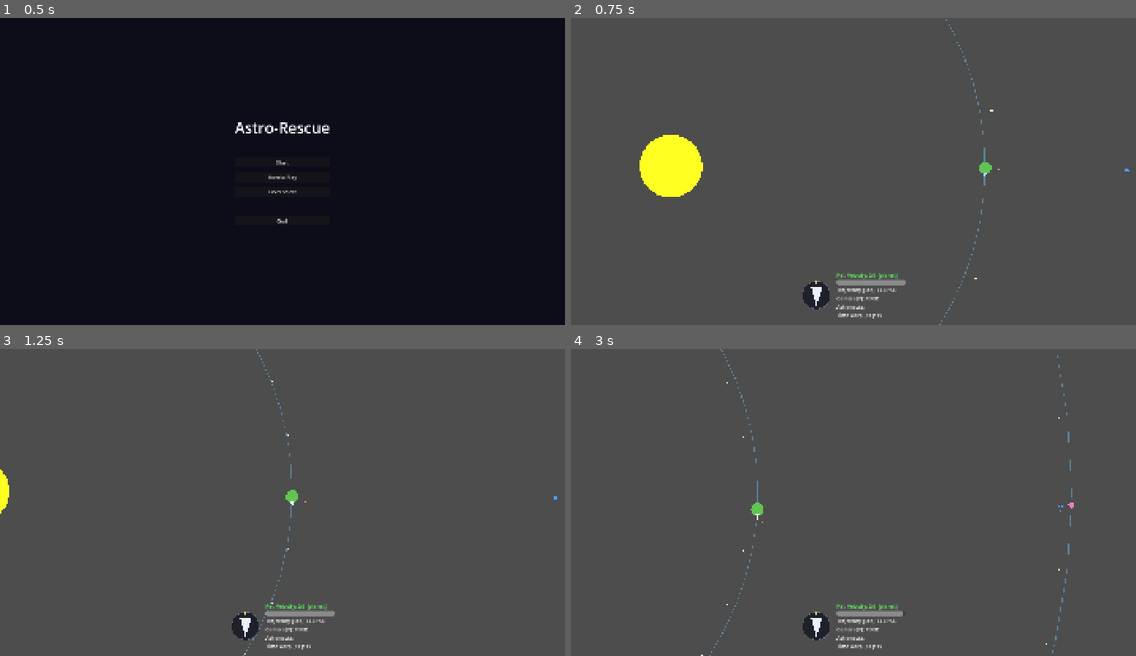
Above: before the commit, frames 1-4 (two rows, left to right).
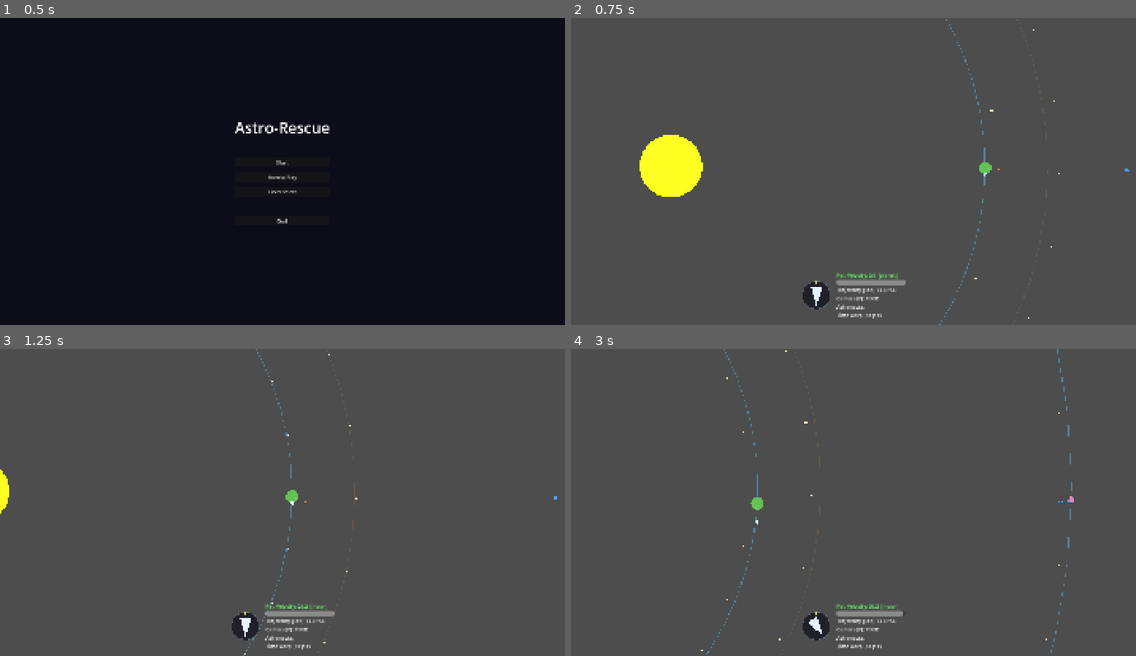
Above: after the commit, the same moments.

Repository: swan-eternal/astrorescue
Game: Godot game, scene res://scenes/main_menu.tscn
The game is run twice, just before and just after one commit, with the same random seed, the same clock (stepped at 60 frames per second) and the same inputs.
Inputs (mouse positions are in pixels of both pictures, inside the frame that each line leads up to):
- Up to frame 1 (0.5 s): no input
- Up to frame 2 (0.75 s): click "Start" at 0.5 s
- Up to frame 3 (1.25 s): no input
- Up to frame 4 (3 s): move the mouse to (825, 563) at 1.27 s; hold Up (thrust) 1.28-2 s; tap F (toggle_free_camera) at 1.35, 2.85 s; click (825, 563) at 1.42 s; drag from (1023, 548) to (825, 563) at 2.02 s; move the mouse to (684, 456) at 2.77 s; hold A (rotate_left) from 2.78 s (still down)

Frame 1 is identical in both runs. In frame 2, 0.1% of the frame differs, in the area x 73-87%, y 0-100%; in frame 3, 0.2%; in frame 4, 0.7%, in the area x 23-89%, y 0-100%.

Commit message:
fix(moon): host_planet lookup actually works + populate level 01
Two-layer bug, both my fault from the previous commit:

1. moon.gd::resolve_orbit used `body.name == host_planet_name` — but
   `body.name` is Godot's built-in scene-tree identifier (always
   "planet" from scenes/planet.tscn), NOT the body's display name.
   So `"host_planet": "earth"` in JSON never matched anything.

2. level_loader::_instantiate_planet never read the JSON's "name" key
   in the first place. So even with the right lookup, no body in
   the scene had its display name set. The "name" key was in the
   schema since v2 but had never been wired up — decorative JSON.

Fix:
- planet.gd: new `@export var body_label: String = "planet"`.
  Named `body_label` (not `name`) to avoid shadowing the built-in
  Node.name and any future ambiguity.
- level_loader::_instantiate_planet: read JSON's "name" key and
  assign planet.body_label.
- moon.gd::resolve_orbit: look up by `body.get("body_label")` instead
  of `body.name`.

Test: add a moon to level_01.json, hosted by earth (perihelion 25,
aphelion 35, mass 10, radius 6, gray) plus an asteroid in a circular
sun-orbit at radius 2400 (between earth and planet2, mass 0,
radius 8, brown). The moon is inserted right after earth in the
bodies[] array so its resolve_orbit() finds earth in "attractors";
the asteroid goes at the end.

The same `body_label` pattern can be extended to other body types
later if a use case appears (e.g., a missile that wants to target a
named asteroid). For now only planets carry it because only planets
are referenceable today (via moon host_planet_name).

Diff:
--- a/data/levels/level_01.json
+++ b/data/levels/level_01.json
@@ -1,14 +1,16 @@
 {
   "name": "Level 01",
   "version": 2,
-
   "bodies": [
     {
       "type": "sun",
       "mass": 4000000,
       "radius": 200.0,
       "is_landable": false,
-      "position": [-1, -3]
+      "position": [
+        -1,
+        -3
+      ]
     },
     {
       "type": "planet",
@@ -18,13 +20,34 @@
       "has_fuel": true,
       "mass": 10000,
       "radius": 40.0,
-      "color": [0.3823967, 0.77151555, 0.31417027, 1.0],
+      "color": [
+        0.3823967,
+        0.77151555,
+        0.31417027,
+        1.0
+      ],
       "perihelion": 1847.7,
       "aphelion": 2000.0,
       "angle_of_aphelion": 3.141592653589793,
       "phase": 3.141592653589793,
       "fuel_orbit_radius": 50.0,
       "fuel_orbit_speed": 0.5
+    },
+    {
+      "type": "moon",
+      "host_planet": "earth",
+      "mass": 10.0,
+      "radius": 6.0,
+      "color": [
+        0.7,
+        0.7,
+        0.8
+      ],
+      "perihelion": 25.0,
+      "aphelion": 35.0,
+      "angle_of_aphelion": 0.0,
+      "phase": 0.0,
+      "is_landable": true
     },
     {
       "type": "planet",
@@ -34,16 +57,41 @@
       "has_fuel": false,
       "mass": 20000,
       "radius": 20.0,
-      "color": [0.8983825, 0.51649755, 0.7749227, 1.0],
+      "color": [
+        0.8983825,
+        0.51649755,
+        0.7749227,
+        1.0
+      ],
       "perihelion": 4000.0,
       "aphelion": 4913.5,
       "angle_of_aphelion": 0.0,
       "phase": 0.0
+    },
+    {
+      "type": "asteroid",
+      "mass": 0.0,
+      "radius": 8.0,
+      "color": [
+        0.5,
+        0.4,
+        0.3
+      ],
+      "perihelion": 2400.0,
+      "aphelion": 2400.0,
+      "angle_of_aphelion": 0.0,
+      "phase": 1.0,
+      "is_landable": false
     }
   ],
-
   "rocket": {
-    "initial_position": [3500.0, 0.0],
-    "initial_velocity": [0.0, 50.0]
+    "initial_position": [
+      3500.0,
+      0.0
+    ],
+    "initial_velocity": [
+      0.0,
+      50.0
+    ]
   }
 }
--- a/scripts/level_loader.gd
+++ b/scripts/level_loader.gd
@@ -100,6 +100,11 @@
 func _instantiate_planet(spec: Dictionary) -> void:
 	var planet := PLANET_SCENE.instantiate()
 	get_node("../PlanetContainer").add_child(planet)
+
+	# Display name (used by other bodies for lookup, e.g. moon's
+	# host_planet_name). Read from JSON's "name" key, defaults to
+	# "planet" if missing.
+	planet.body_label = spec.get("name", "planet")
 
 	# Level-design flags.
 	planet.is_home = spec.get("is_home", false)
--- a/scripts/moon.gd
+++ b/scripts/moon.gd
@@ -130,7 +130,11 @@
 ## `level_loader._instantiate_moon` AFTER `host_planet_name` is set.
 func resolve_orbit() -> void:
 	for body in get_tree().get_nodes_in_group("attractors"):
-		if body.name == host_planet_name:
+		# Match against body's `body_label` @export (set by
+		# level_loader from JSON's "name" key), NOT `body.name`
+		# which is the Node's scene-tree identifier and is
+		# always "planet" from scenes/planet.tscn.
+		if body.get("body_label") == host_planet_name:
 			host_planet = body
 			break
 
--- a/scripts/planet.gd
+++ b/scripts/planet.gd
@@ -53,6 +53,13 @@
 
 ## Fill color for the planet's visual.
 @export var color: Color = Color(0.4, 0.7, 0.9)
+
+## Display name for this body. Used by other bodies (e.g. moons
+## looking up their host planet) to reference this one by name.
+## Set by level_loader from the JSON's `"name"` key. Renamed
+## `body_label` to avoid shadowing the built-in `Node.name`
+## (the scene-tree identifier from scenes/planet.tscn).
+@export var body_label: String = "planet"
 
 # --- Orbital elements ---
 
